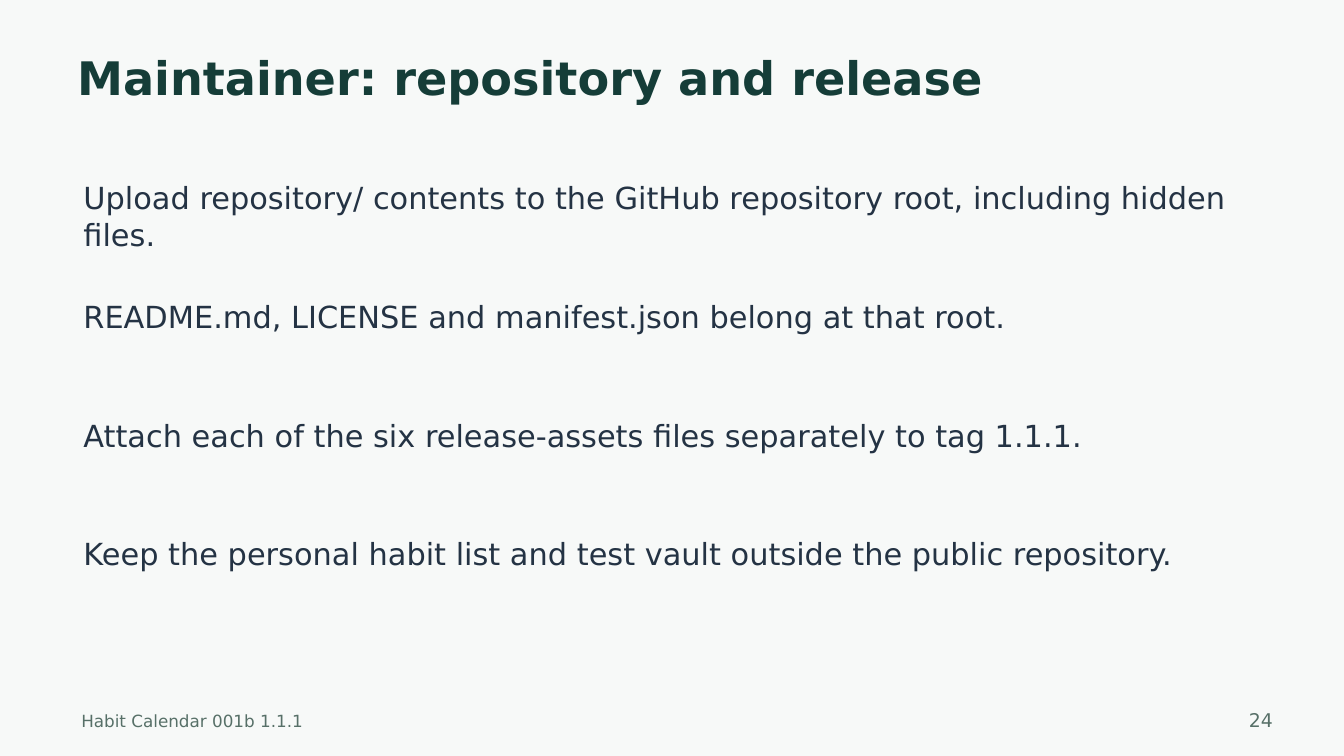
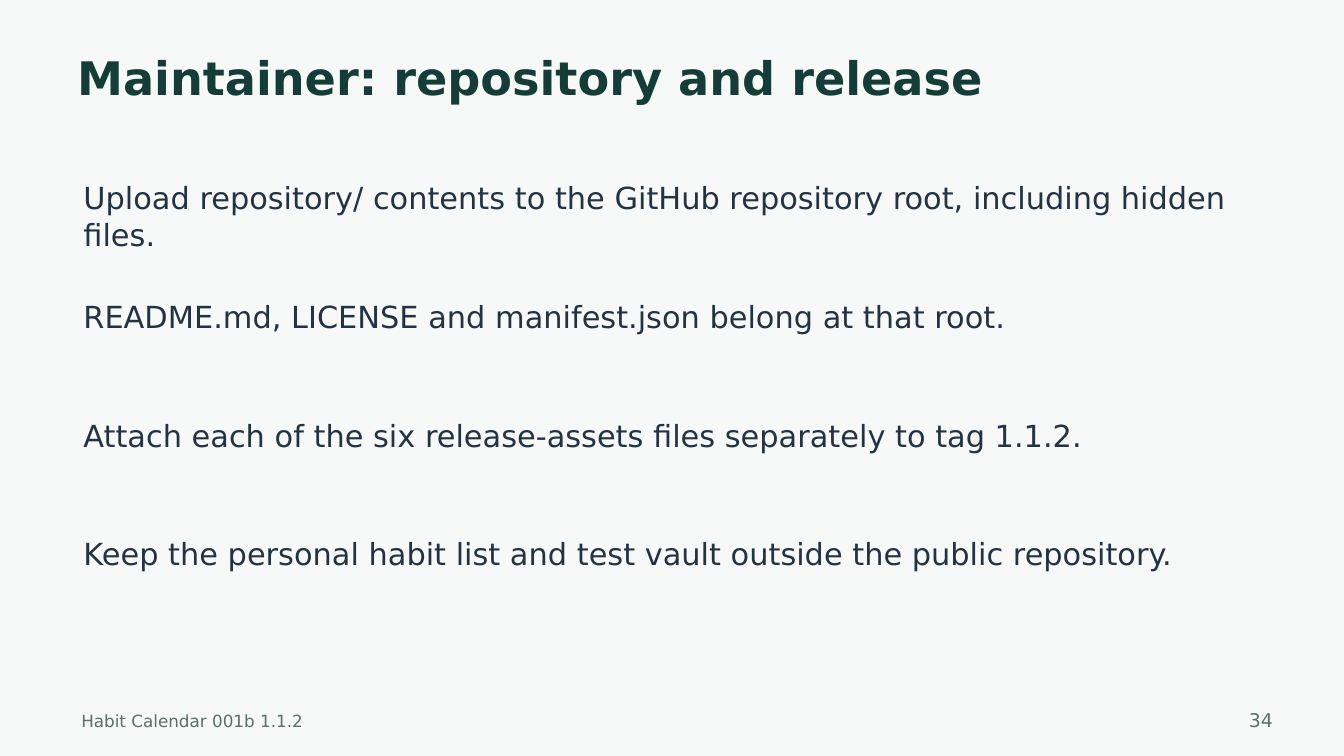
Before and after one commit to harharhari/rsn-habit-tracker-obsidian-plugin, a slide deck: slide 34 of docs/Habit-Calendar-001b-Tutorial.pptx (slide 24 before the commit). Drawn at 1344x756 pixels with LibreOffice and Linux fonts; fonts in the diff are those of the drawing. Boxes give left, top, right and bottom in pixels: in the first picture for what was removed or moved away, otherwise in the second. Text is boxed around its words. In the diff, an @@ line names an element or a change of style, - is before the commit and + after.

```diff
--- a/docs/Habit-Calendar-001b-Tutorial.pptx
+++ b/docs/Habit-Calendar-001b-Tutorial.pptx
@@ text at <box>83,424,1082,453</box>: text changed @@
-Attach each of the six release-assets files separately to tag 1.1.1.
+Attach each of the six release-assets files separately to tag 1.1.2.
@@ text at <box>81,714,303,727</box>: text changed @@
-Habit Calendar 001b 1.1.1
+Habit Calendar 001b 1.1.2
@@ text at <box>1249,713,1273,727</box>: text changed @@
-24
+34
```
Also in this commit, not shown: 26 other slides changed, 10 slides added, 29 other files.
